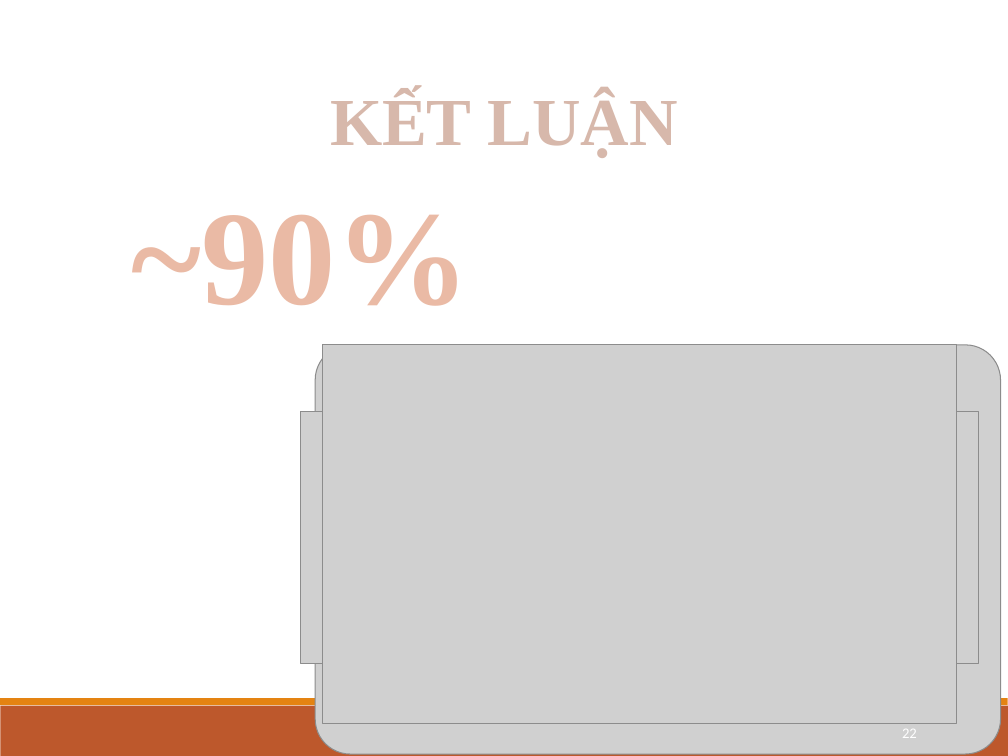
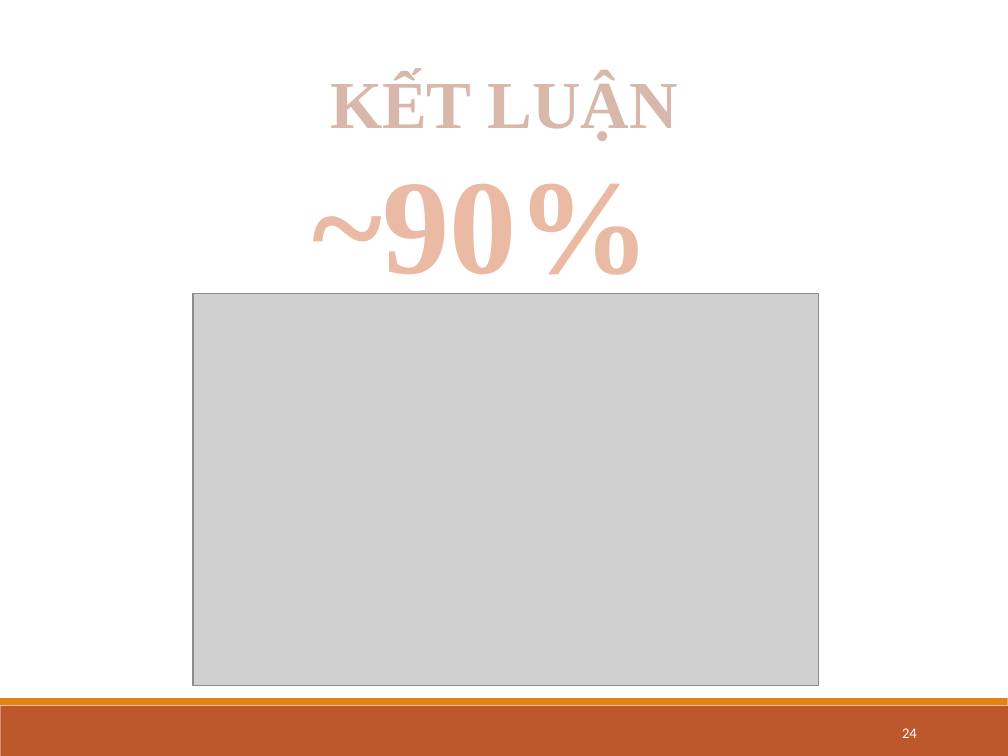
Before and after one commit to DIEMVO/doan1, a slide deck: slide 24 of Báo cáo Đồ án 1 - Game Caro (LAN).pptx (slide 22 before the commit). Drawn at 1008x756 pixels with LibreOffice and Linux fonts; fonts in the diff are those of the drawing; grey boxes stand for pictures. Boxes give left, top, right and bottom in pixels: in the first picture for what was removed or moved away, otherwise in the second. Text is boxed around its words. In the diff, an @@ line names an element or a change of style, - is before the commit and + after.

```diff
--- a/Báo cáo Đồ án 1 - Game Caro (LAN).pptx
+++ b/Báo cáo Đồ án 1 - Game Caro (LAN).pptx
@@ text "KẾT LUẬN": place and size @@
-text "KẾT LUẬN" at (330,93,677,158)
+text "KẾT LUẬN" at (330,75,677,140)
@@ text "~90%" rewrapped from (131,215,470,306) to (312,184,651,299) @@
@@ picture: place and size @@
-picture at (323,345,957,724)
+picture at (193,294,818,685)
@@ picture removed at (316,345,1001,754) @@
@@ picture removed at (300,411,978,663) @@
@@ page number at (902,728,917,738): text changed @@
-22
+24
```
Also in this commit, not shown: 3 other slides changed, 2 slides added, 2 other files.
